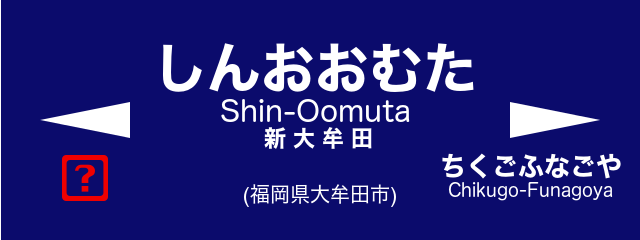
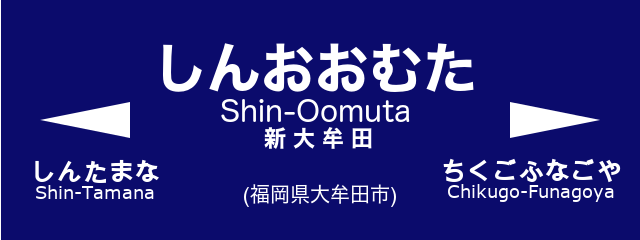
Revision of a layered (640, 240) image; what changed, layer by layer:
hid "❓" over [62, 155, 108, 201]
added layer "しんたまな ..." above "ちくごふなごや ..." over [35, 159, 159, 199]
painted on "ちくごふなごや ..." over [442, 153, 621, 202]
